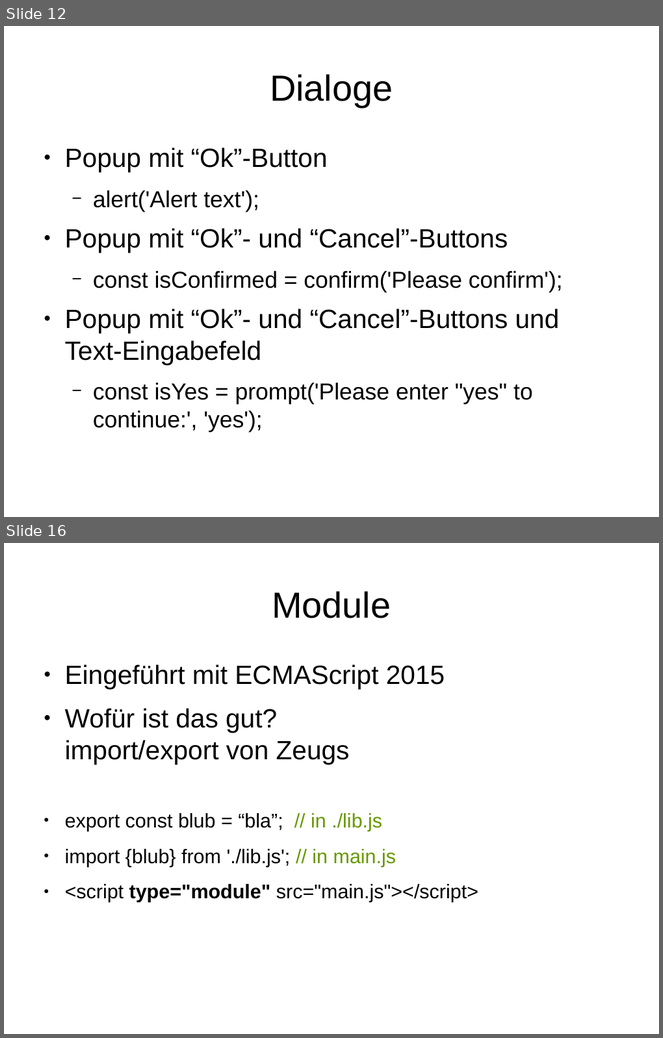
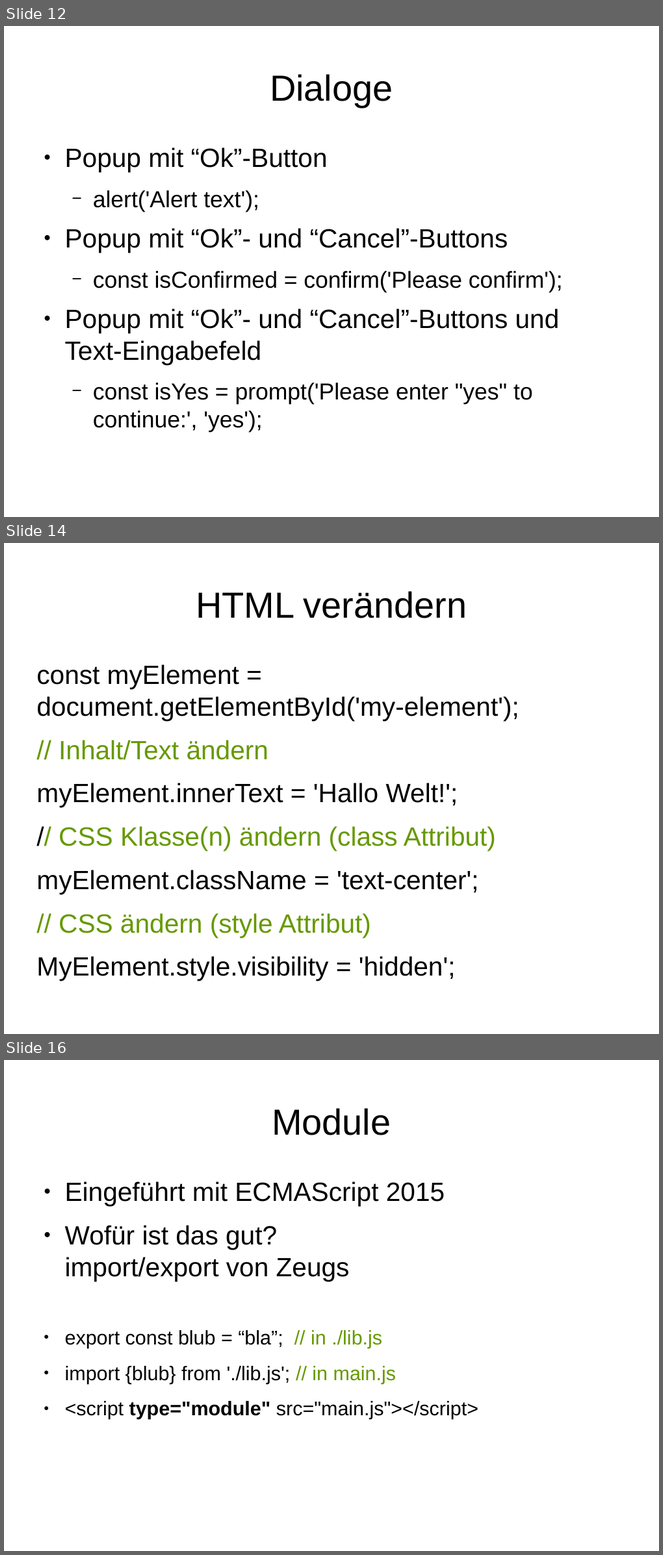
Before and after one commit to JoschaHemlep/javascript-talk, a slide deck: presentation/JavaScript.odp. Shown one above the other, each under a label of ours: slides 12 and 16 before the commit, slides 12, 14 and 16 after it; the slides between them are not shown. The pictures are 663x1038 and 663x1555 pixels, drawn with LibreOffice and Linux fonts; fonts in the diff are those of the drawing. Boxes give left, top, right and bottom in pixels: in the first picture for what was removed or moved away, otherwise in the second. Text is boxed around its words. In the diff, an @@ line names an element or a change of style, - is before the commit and + after.

```diff
--- a/presentation/JavaScript.odp
+++ b/presentation/JavaScript.odp
@@ slide 14 added at bbox=[4, 543, 659, 1034], background #FFFFFF @@
@@ title added at bbox=[196, 591, 467, 618], 44 pt, text #000000 @@
+HTML verändern
@@ text added at bbox=[36, 665, 519, 981], 32 pt, text #000000 @@
+const myElement = document.getElementById('my-element');
+// Inhalt/Text ändern
+myElement.innerText = 'Hallo Welt!';
+// CSS Klasse(n) ändern (class Attribut)
+myElement.className = 'text-center';
+// CSS ändern (style Attribut)
+MyElement.style.visibility = 'hidden';
```
Also in this commit, not shown: 4 other slides added, 5 slides removed.
